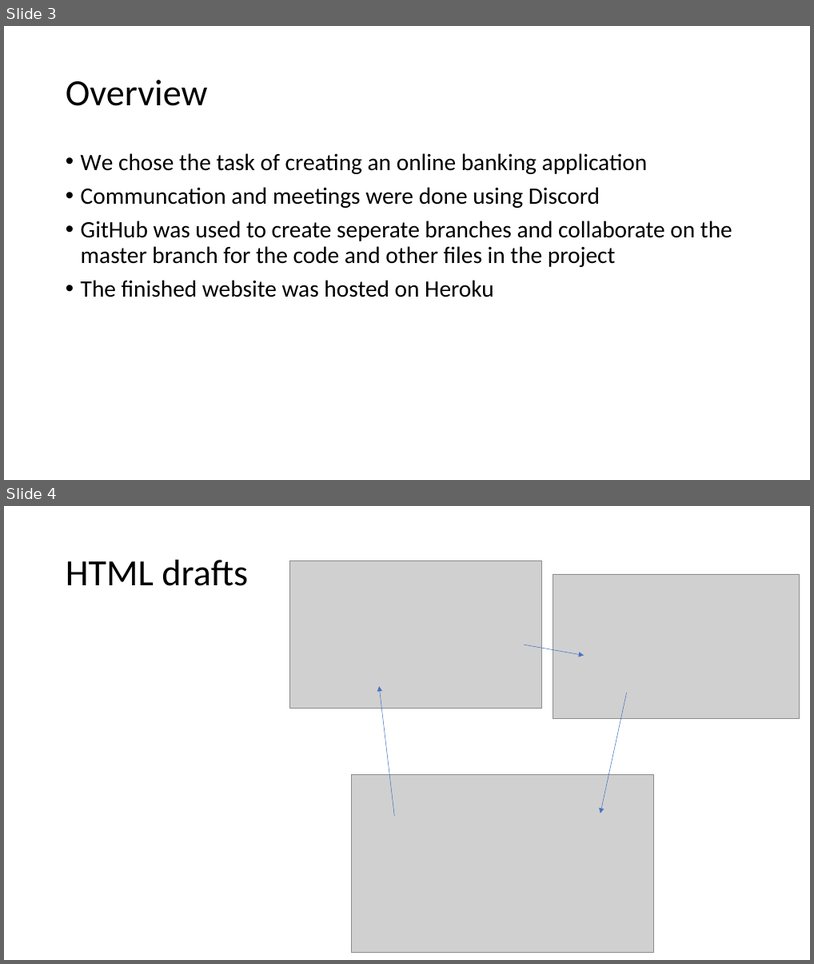
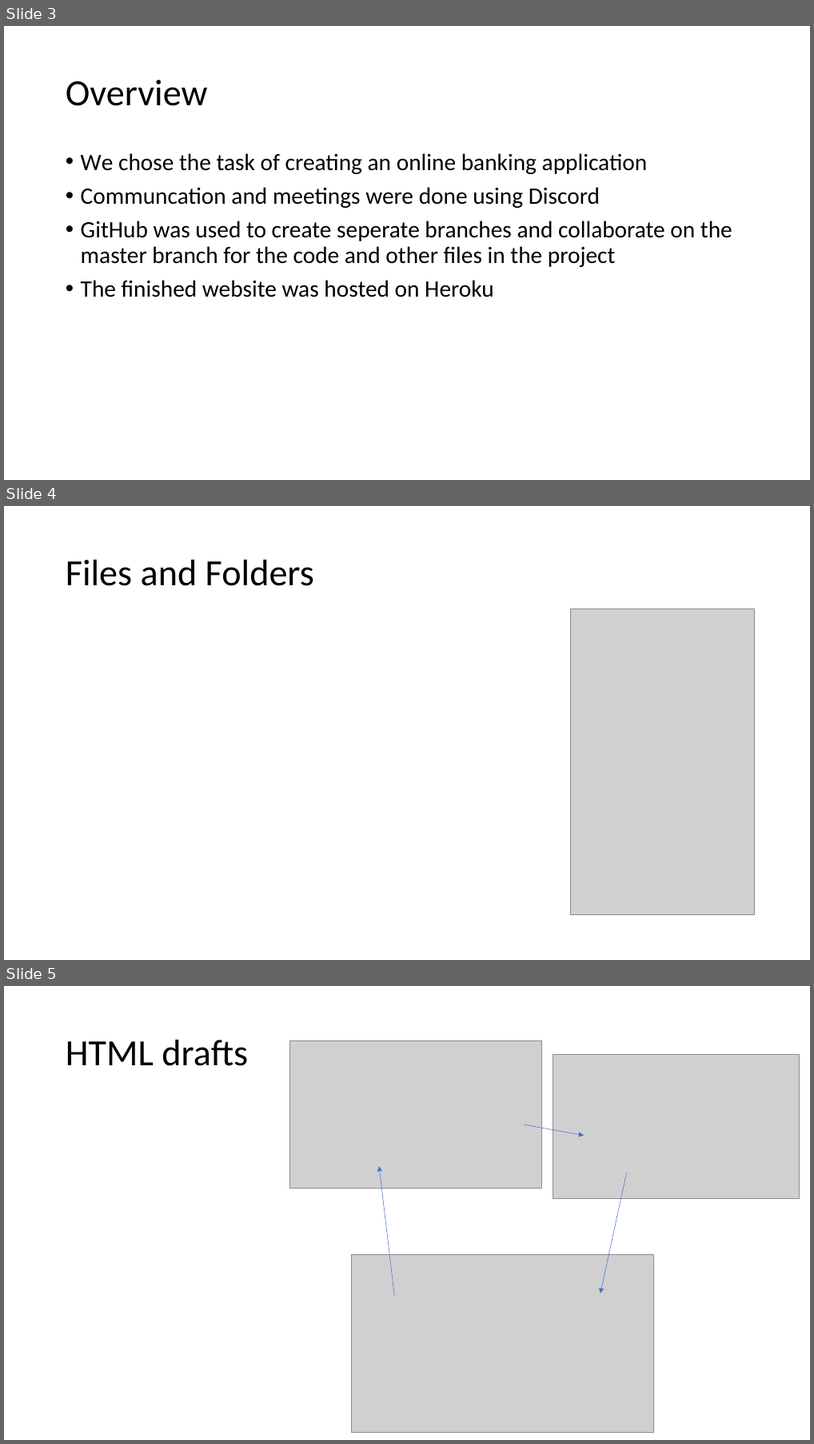
Before and after one commit to jkunnas58/dat250_netbank_fall_2020, a slide deck: Project_report_group_9.pptx. Shown one above the other, each under a label of ours: slides 3 and 4 before the commit, slides 3, 4 and 5 after it. The pictures are 814x964 and 814x1444 pixels, drawn with LibreOffice and Linux fonts; fonts in the diff are those of the drawing; grey boxes stand for pictures. Boxes give left, top, right and bottom in pixels: in the first picture for what was removed or moved away, otherwise in the second. Text is boxed around its words. In the diff, an @@ line names an element or a change of style, - is before the commit and + after.

```diff
--- a/Project_report_group_9.pptx
+++ b/Project_report_group_9.pptx
@@ slide 4 added at (x1=4, y1=506, x2=810, y2=960), background #FFFFFF @@
@@ title added at (x1=66, y1=560, x2=314, y2=586), 44 pt, text #000000 @@
+Files and Folders
@@ picture added at (x1=570, y1=609, x2=754, y2=914) @@
@@ what was slide 4 is now slide 5 @@
```
Also in this commit, not shown: 1 slide changed, 5 other files.
